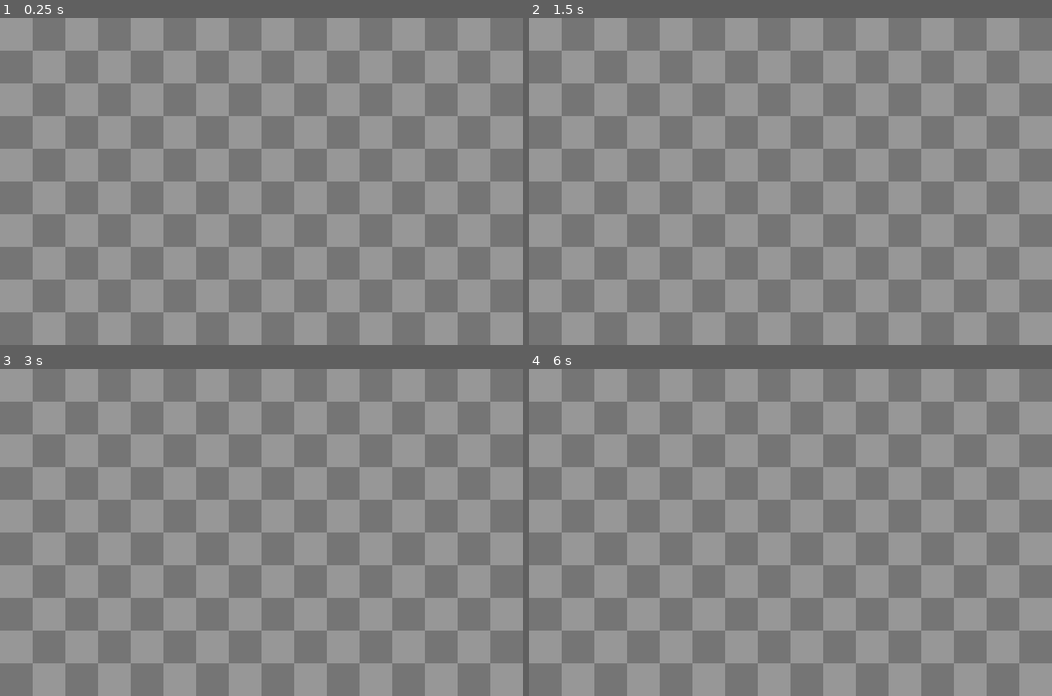
Above: before the commit, frames 1-4 (two rows, left to right).
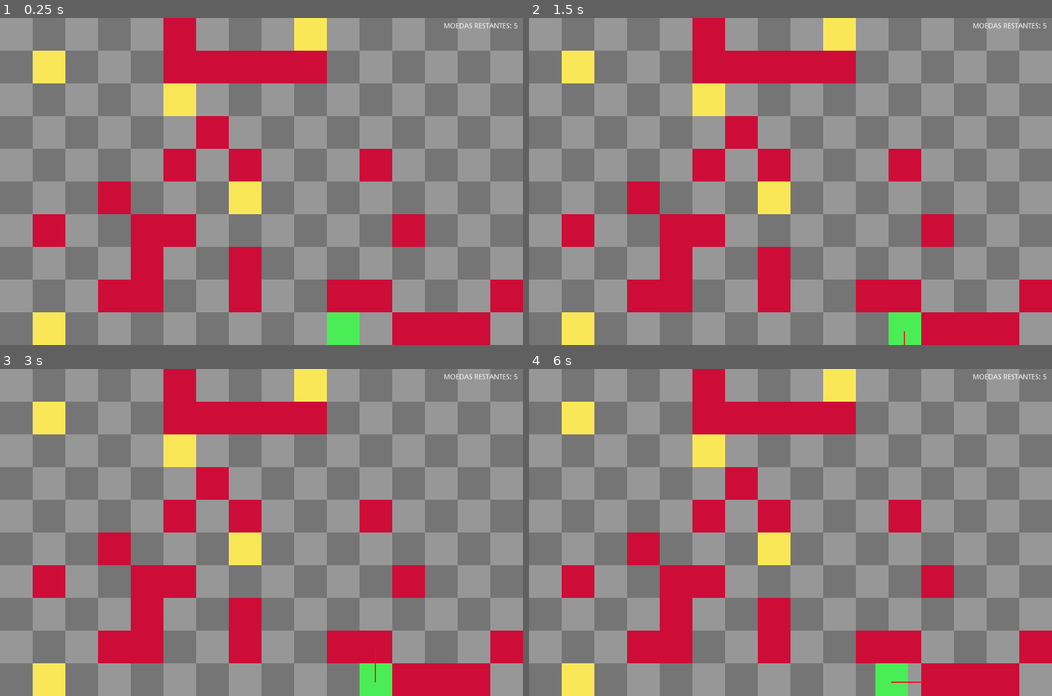
Above: after the commit, the same moments.

Repository: stallae/Guloso---IA-
Game: Godot game, scene res://Scenes/Grid.tscn
Two runs of this game, one before a commit and one after it. Both use one fixed random seed, a clock stepped at 60 frames per second and the inputs below. This scene is started directly instead of the project's main scene.
Inputs:
- Up to frame 1 (0.25 s): no input
- Up to frame 2 (1.5 s): tap Enter at 0.5 s; hold Right (ui_right) 0.53-1.28 s; tap Space at 1.25 s; hold Down (ui_down) from 1.28 s (still down)
- Up to frame 3 (3 s): tap Enter at 2 s; release Down (ui_down) at 2.03 s; hold Right (ui_right) 2.03-2.78 s; tap Space at 2.75 s; hold Up (ui_up) from 2.78 s (still down)
- Up to frame 4 (6 s): tap Enter at 3.5 s; release Up (ui_up) at 3.53 s; hold Left (ui_left) 3.53-5.03 s; tap Space at 4.25 s; hold Down (ui_down) 5.03-5.78 s; hold Right (ui_right) from 5.78 s (still down)

The runs differ from the first frame. In frame 1, 20% of the frame differs, in the area x 6-100%, y 0-100%; in frame 2, 20%; in frame 3, 20%; in frame 4, 20%.

Commit message:
[Task 6] Criada estrutura matricial para repesentação do grid

Diff:
--- /dev/null
+++ b/Scenes/Coin.gd
@@ -0,0 +1,6 @@
+extends Sprite
+
+func _on_Area2D_area_entered(area):
+	#if area.is_in_group("Player"):
+	#	queue_free()
+	pass
--- /dev/null
+++ b/Scenes/Coin.tscn
@@ -0,0 +1,18 @@
+[gd_scene load_steps=4 format=2]
+
+[ext_resource path="res://Assets/img/COIN.png" type="Texture" id=1]
+[ext_resource path="res://Scenes/Coin.gd" type="Script" id=2]
+
+[sub_resource type="RectangleShape2D" id=1]
+extents = Vector2( 32, 32 )
+
+[node name="Area2D" type="Area2D"]
+
+[node name="CollisionShape2D" type="CollisionShape2D" parent="."]
+shape = SubResource( 1 )
+
+[node name="Node2D" type="Sprite" parent="."]
+texture = ExtResource( 1 )
+script = ExtResource( 2 )
+[connection signal="area_entered" from="." to="Node2D" method="_on_Area2D_area_entered"]
+[connection signal="body_entered" from="." to="Node2D" method="_on_Area2D_body_entered"]
--- a/Scenes/Grid.tscn
+++ b/Scenes/Grid.tscn
@@ -1,8 +1,9 @@
-[gd_scene load_steps=3 format=2]
+[gd_scene load_steps=4 format=2]
 
 [ext_resource path="res://Assets/basic.png" type="Texture" id=1]
+[ext_resource path="res://Scripts/Grid.gd" type="Script" id=2]
 
-[sub_resource type="TileSet" id=2]
+[sub_resource type="TileSet" id=1]
 0/name = "basic.png 0"
 0/texture = ExtResource( 1 )
 0/tex_offset = Vector2( 0, 0 )
@@ -35,6 +36,20 @@
 [node name="Grid" type="Node2D"]
 
 [node name="TileMap" type="TileMap" parent="."]
-tile_set = SubResource( 2 )
+tile_set = SubResource( 1 )
 format = 1
 tile_data = PoolIntArray( 0, 0, 0, 1, 1, 0, 2, 0, 0, 3, 1, 0, 4, 0, 0, 5, 1, 0, 6, 0, 0, 7, 1, 0, 8, 0, 0, 9, 1, 0, 10, …(2057 unchanged characters)…
+script = ExtResource( 2 )
+obstacle_quantity = 30
+
+[node name="Label" type="Label" parent="."]
+margin_top = 9.0
+margin_right = 1014.0
+margin_bottom = 575.0
+text = "MOEDAS  aasdasdasdasd: 0"
+align = 2
+autowrap = true
+clip_text = true
+__meta__ = {
+"_edit_use_anchors_": false
+}
--- /dev/null
+++ b/Scenes/Obstacle.tscn
@@ -0,0 +1,6 @@
+[gd_scene load_steps=2 format=2]
+
+[ext_resource path="res://Assets/img/OBSTACLE.png" type="Texture" id=1]
+
+[node name="Node2D" type="Sprite"]
+texture = ExtResource( 1 )
--- a/scenes/Jogador.tscn
+++ b/Scenes/Player.tscn
@@ -1,12 +1,14 @@
 [gd_scene load_steps=4 format=2]
 
-[ext_resource path="res://icon.png" type="Texture" id=1]
-[ext_resource path="res://Jogador.gd" type="Script" id=2]
+[ext_resource path="res://Assets/img/PLAYER.png" type="Texture" id=1]
+[ext_resource path="res://Scripts/Jogador.gd" type="Script" id=2]
 
 [sub_resource type="CircleShape2D" id=1]
 radius = 13.762
 
-[node name="Jogador" type="Area2D"]
+[node name="Jogador" type="Area2D" groups=[
+"Player",
+]]
 script = ExtResource( 2 )
 debugMode = true
 
--- /dev/null
+++ b/Scripts/Grid.gd
@@ -0,0 +1,100 @@
+extends TileMap
+
+enum TILE_TYPE {EMPTY, PLAYER, OBSTACLE, COIN}
+
+
+var tile_size: Vector2 = get_cell_size()
+var half_tile_size: Vector2 = tile_size / 2
+
+var grid_size = Vector2(16,10)
+var grid: Array = []
+
+export var obstacle_quantity: int
+export var coin_quantity: int = 5
+
+onready var Obstacle = preload("res://Scenes/Obstacle.tscn")
+onready var Coin = preload("res://Scenes/Coin.tscn")
+onready var Player = preload("res://Scenes/Player.tscn")
+
+onready var label = get_parent().get_node("Label")
+
+func _ready():
+
+	label.text = "MOEDAS RESTANTES: " + str(coin_quantity)
+	#Cria matriz da grid
+	for x in range(grid_size.x):
+		grid.append([])
+# warning-ignore:unused_variable
+		for y in range(grid_size.y):
+			grid[x].append(TILE_TYPE.EMPTY)
+	randomize()
+	#Cria obstaculos
+	var positions: Array = []
+# warning-ignore:unused_variable
+	for n in range(obstacle_quantity):
+		var grid_position = Vector2(randi() % int(grid_size.x), randi() % int(grid_size.y))
+		if not grid_position in positions:
+			positions.append(grid_position)
+
+	for pos in positions:
+		var new_obstacle = Obstacle.instance()
+		new_obstacle.position = map_to_world(pos) + half_tile_size
+		grid[pos.x][pos.y] = TILE_TYPE.OBSTACLE
+		add_child(new_obstacle)
+
+
+	positions = []
+	#Cria moedas
+	for n in range(coin_quantity):
+		var grid_position = Vector2(randi() % int(grid_size.x), randi() % int(grid_size.y))
+		if not grid_position in positions:
+			positions.append(grid_position)
+
+	for pos in positions:
+		var new_obstacle = Coin.instance()
+		new_obstacle.position = map_to_world(pos) + half_tile_size
+		grid[pos.x][pos.y] = TILE_TYPE.COIN
+		add_child(new_obstacle)
+
+	#Cria player
+	var player_pos: Vector2 = Vector2(randi() % int(grid_size.x), randi() % int(grid_size.y))
+	while player_pos in positions:
+		player_pos = Vector2(randi() % int(grid_size.x), randi() % int(grid_size.y))
+
+	var new_player = Player.instance()
+	new_player.connect("area_entered", self, "_on_Area2D_area_entered")
+	new_player.position = map_to_world(player_pos) + half_tile_size
+	grid[player_pos.x][player_pos.y] = TILE_TYPE.PLAYER
+	add_child(new_player)
+
+func is_cell_vacant(pos, direction) -> bool:
+	#retorna se uma posiço esta vazia
+	var grid_pos = world_to_map(pos) + direction
+	if grid_pos.x < grid_size.x and grid_pos.x >= 0:
+		if grid_pos.y < grid_size.y and grid_pos.y >= 0:
+			return true if grid[grid_pos.x][grid_pos.y] == TILE_TYPE.EMPTY || grid[grid_pos.x][grid_pos.y] == TILE_TYPE.COIN else false
+	return false
+
+func update_child_position (child_node, direction) -> Vector2:
+	#Move um no filho para uma nova posiço no grid
+	#Retorna a nova posiço global do no filho
+	var grid_pos = world_to_map(child_node.position)
+	print(grid_pos)
+	grid[grid_pos.x][grid_pos.y] = TILE_TYPE.EMPTY
+
+	var new_grid_pos = grid_pos + direction
+	grid[new_grid_pos.x][new_grid_pos.y] = TILE_TYPE.PLAYER
+
+	var target_pos = map_to_world(new_grid_pos) + half_tile_size
+	return target_pos
+
+func remove_coin_from_grid(coin) -> void:
+	var pos = world_to_map(coin.position)
+	grid[pos.x][pos.y] = TILE_TYPE.EMPTY
+	coin_quantity -= 1
+	label.text = "MOEDAS RESTANTES: " + str(coin_quantity)
+	print(grid)
+
+func _on_Area2D_area_entered(area):
+	remove_coin_from_grid(area)
+	area.queue_free()
--- a/Jogador.gd
+++ b/Scripts/Jogador.gd
@@ -9,12 +9,16 @@
 
 onready var tween: Tween = $Tween
 
+var grid
+
 export var debugMode = false
 
 #Tamanho de cada tile do GRID
 export var tile_size: int = 64 #Alterar conforme tamanho das tiles
 
 var velocidade: float = 3.0
+
+var type
 
 #Possíveis movimentações do usuário
 var inputs: Dictionary = {
@@ -25,8 +29,11 @@
 }
 
 func _ready() -> void:
-	position.snapped(Vector2.ONE * tile_size)
-	position += Vector2.ONE * tile_size / 2
+	#position.snapped(Vector2.ONE * tile_size)
+	#position += Vector2.ONE * tile_size / 2
+	grid = get_parent()
+
+	pass
 
 func _unhandled_input(event) -> void:
 	if tween.is_active():
@@ -38,7 +45,7 @@
 func move(dir) -> void:
 	if(!is_colliding(dir)):
 		tween.interpolate_property(self, "position", position,
-		position + inputs.get(dir) * tile_size, 1.0/velocidade, Tween.TRANS_LINEAR,
+		grid.update_child_position(self, inputs[dir]), 1.0/velocidade, Tween.TRANS_LINEAR,
 		Tween.EASE_IN_OUT)
 		tween.start()
 
@@ -49,7 +56,7 @@
 		debugTimer.start(0.3)
 	ray.cast_to = inputs[dir] * tile_size
 	ray.force_raycast_update()
-	if !ray.is_colliding():
+	if grid.is_cell_vacant(position, inputs[dir]):
 		return false
 	else:
 		return true
--- /dev/null
+++ b/scenes/Player.tscn
@@ -0,0 +1,6 @@
+[gd_scene load_steps=2 format=2]
+
+[ext_resource path="res://Assets/img/PLAYER.png" type="Texture" id=1]
+
+[node name="Sprite" type="Sprite"]
+texture = ExtResource( 1 )
Binary file added: Assets/img/COIN.png
Binary file added: Assets/img/OBSTACLE.png
Binary file added: Assets/img/PLAYER.png
